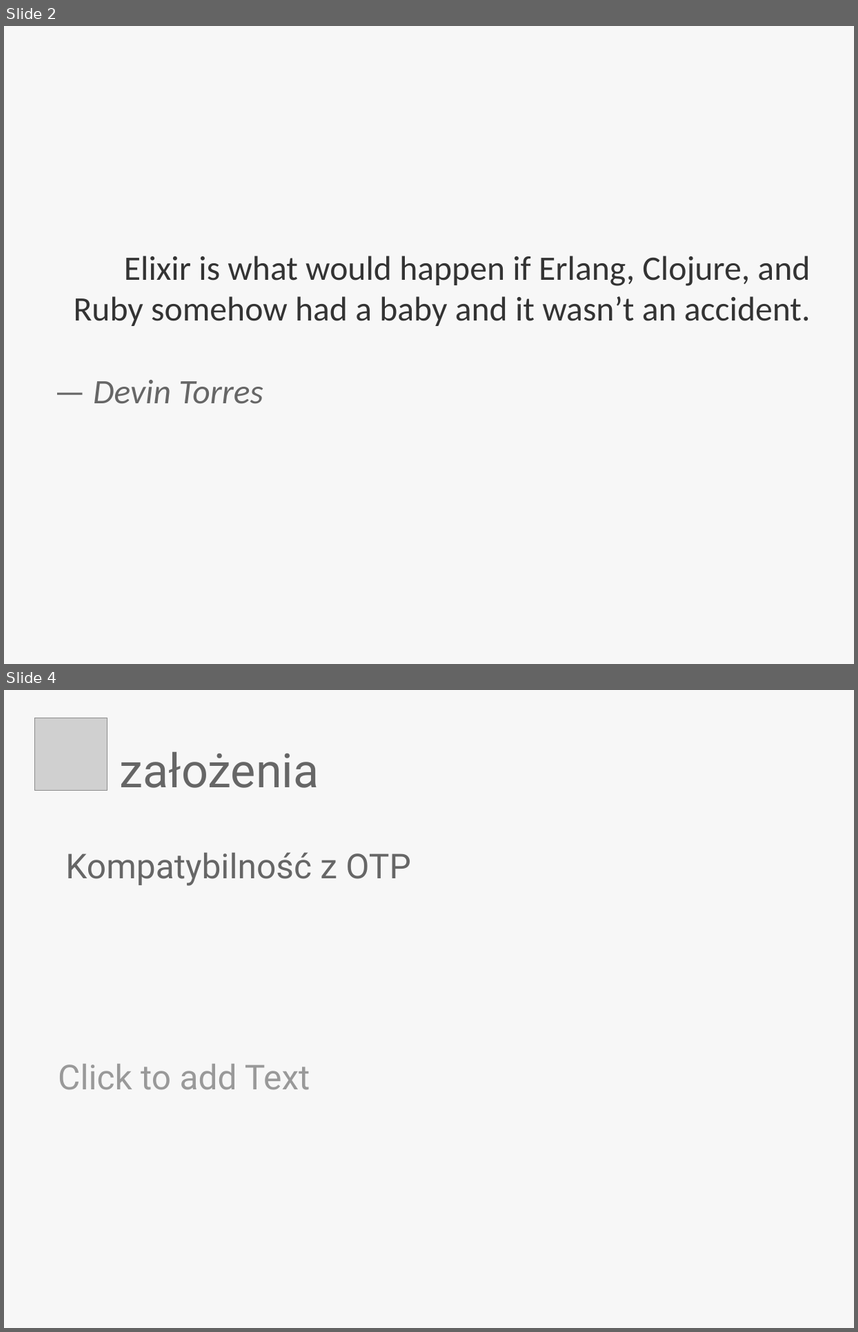
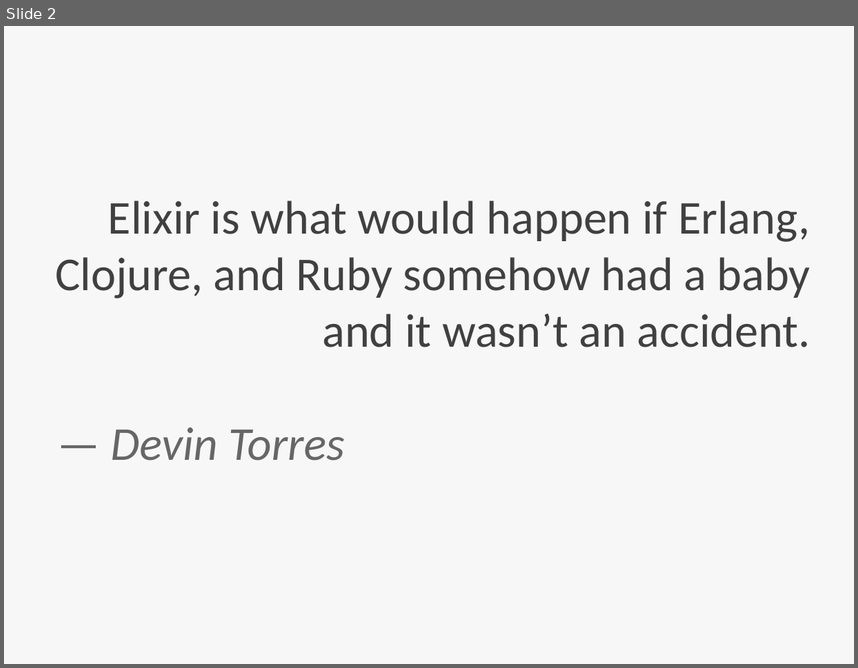
Before and after one commit to QuirkOo/secret-elixir, a slide deck: elixir.odp. Shown one above the other, each under a label of ours: slides 2 and 4 before the commit, slide 2 after it; the slides between them are not shown. The pictures are 858x1332 and 858x668 pixels, drawn with LibreOffice and Linux fonts; fonts in the diff are those of the drawing; grey boxes stand for pictures. Boxes give left, top, right and bottom in pixels: in the first picture for what was removed or moved away, otherwise in the second. Text is boxed around its words. In the diff, an @@ line names an element or a change of style, - is before the commit and + after.

```diff
--- a/elixir.odp
+++ b/elixir.odp
@@ slide 4 removed at box(4, 690, 854, 1328), background #F7F7F7 @@
@@ picture removed at box(35, 718, 107, 790) @@
@@ title removed at box(120, 752, 319, 788) @@
-założenia
@@ subtitle removed at box(65, 852, 411, 886) @@
-Kompatybilność z OTP
@@ text removed at box(58, 1064, 310, 1090) @@
-Click to add Text
@@ slide 2 changed as well @@
@@ subtitle "Elixir is what would happen ..." at box(55, 201, 811, 461): size 32 to 44 pt; text colour #333333 to #404040 in "Elixir is what would happen if Erlang, ..." @@
```
Also in this commit, not shown: 3 other slides changed, 1 slide added.
